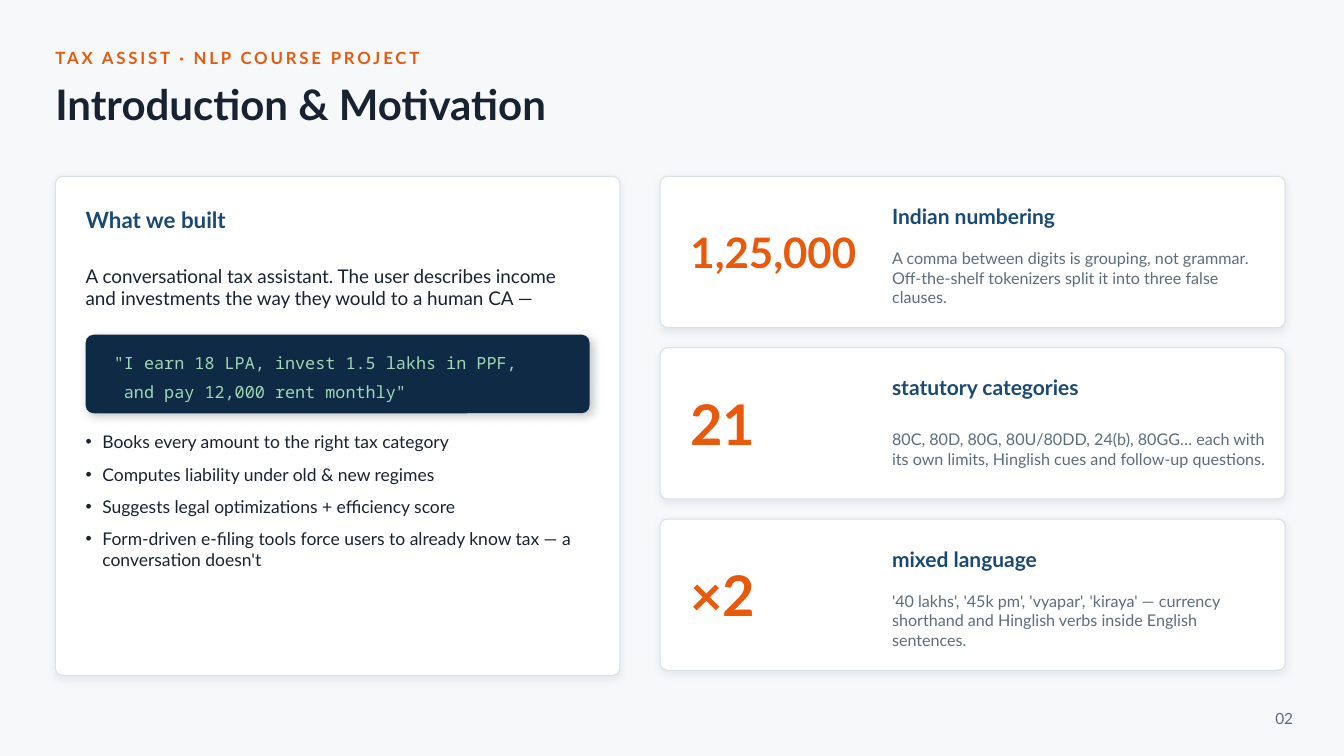
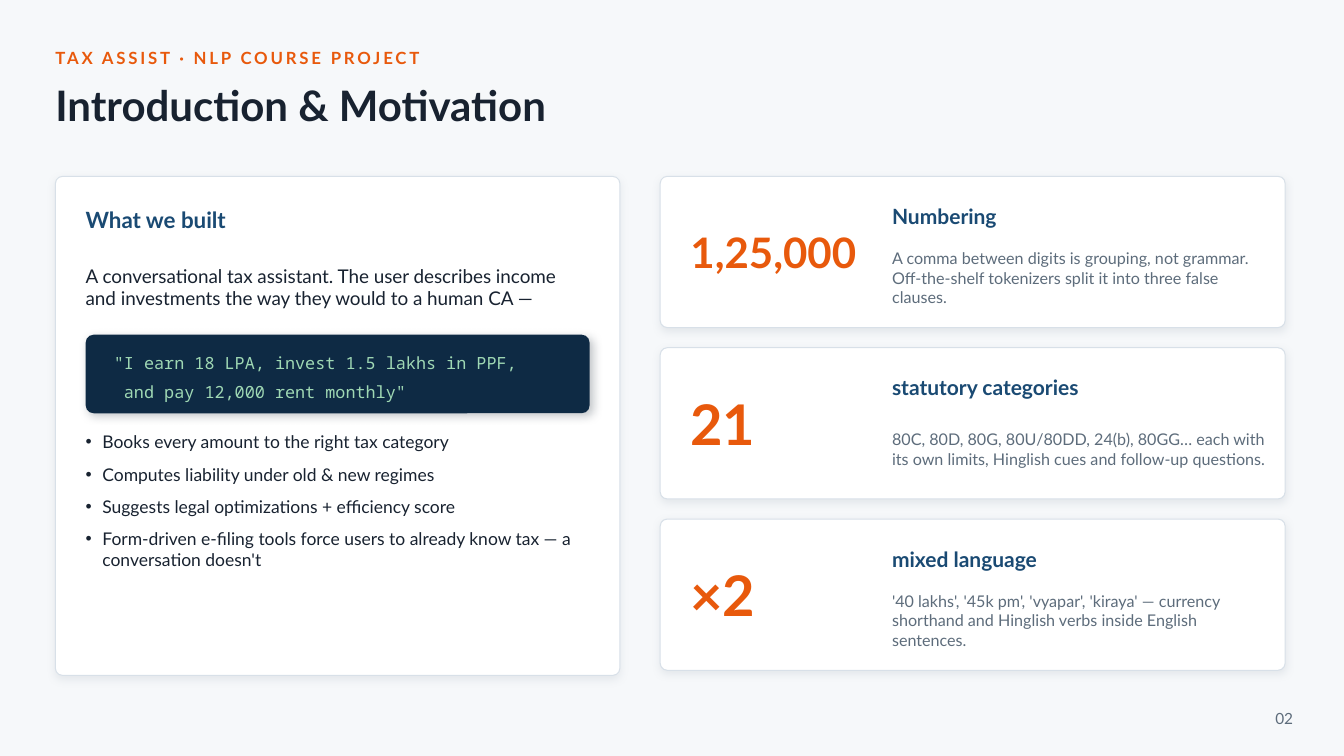
Before and after one commit to Jayant1711/Tax_Assist-system, a slide deck: slide 2 of TaxAssist_NLP_Final_Presentation.pptx. Drawn at 1344x756 pixels with LibreOffice and Linux fonts; fonts in the diff are those of the drawing. Boxes give left, top, right and bottom in pixels: in the first picture for what was removed or moved away, otherwise in the second. Text is boxed around its words. In the diff, an @@ line names an element or a change of style, - is before the commit and + after.

```diff
--- a/TaxAssist_NLP_Final_Presentation.pptx
+++ b/TaxAssist_NLP_Final_Presentation.pptx
@@ text at <box>892,208,997,228</box>: text changed @@
-Indian numbering
+Numbering
```
Also in this commit, not shown: 5 other slides changed, 11 other files.
